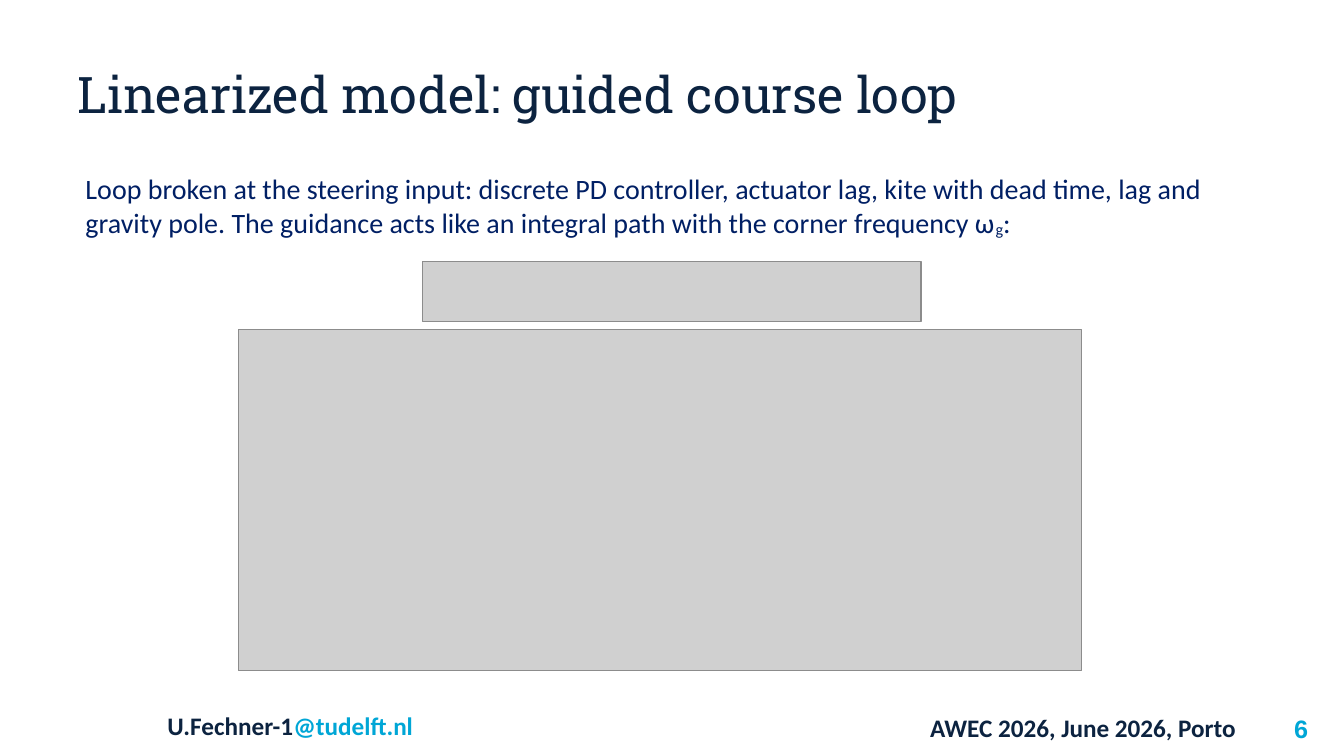
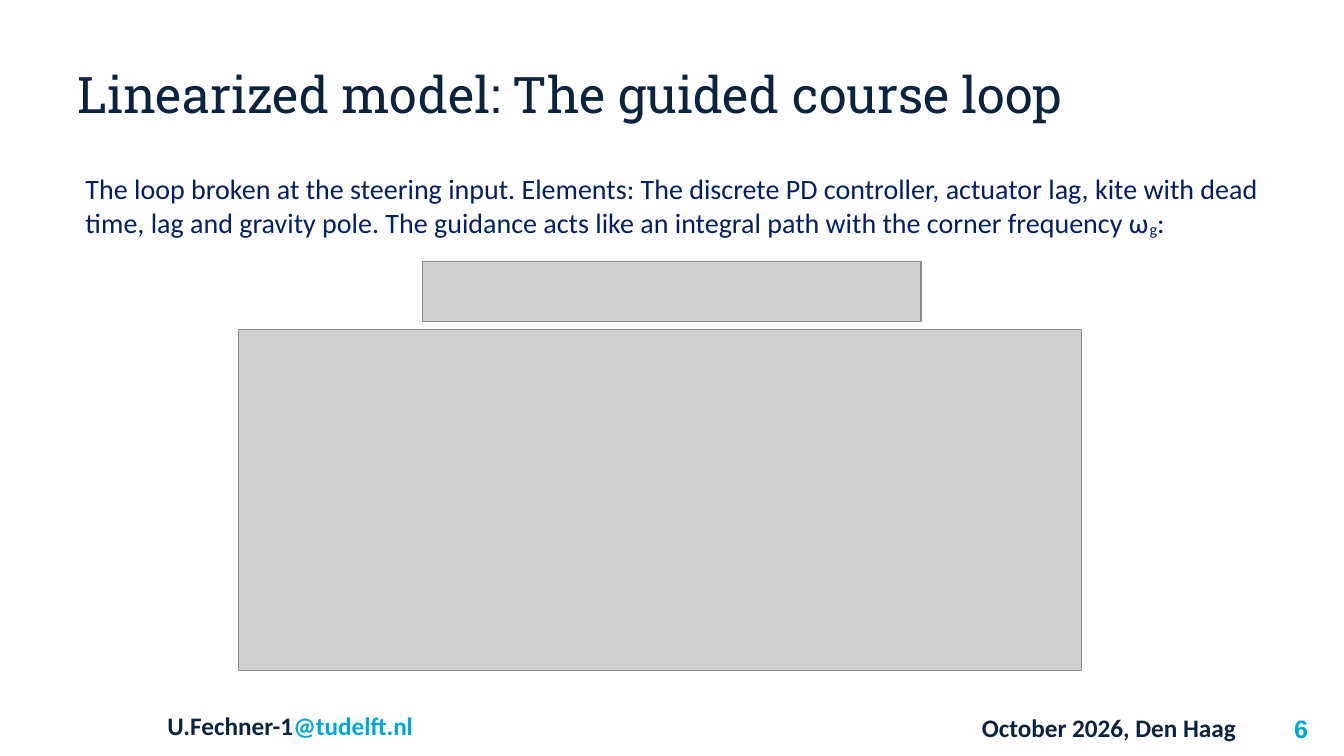
Before and after one commit to OpenSourceAWE/SimpleKiteControllers.jl, a slide deck: slide 6 of presentation/Robust_kite_control_Fechner.odp. Drawn at 1344x756 pixels with LibreOffice and Linux fonts; fonts in the diff are those of the drawing; grey boxes stand for pictures; background and template pictures are left out. Boxes give left, top, right and bottom in pixels: in the first picture for what was removed or moved away, otherwise in the second. Text is boxed around its words. In the diff, an @@ line names an element or a change of style, - is before the commit and + after.

Commit message:
Update presentation

```diff
--- a/presentation/Robust_kite_control_Fechner.odp
+++ b/presentation/Robust_kite_control_Fechner.odp
@@ title at (77,74,1062,124): text changed @@
-Linearized model: guided course loop
+Linearized model: The guided course loop
@@ text at (85,179,1257,238): text changed @@
-Loop broken at the steering input: discrete PD controller, actuator lag, kite with dead time, lag and gravity pole. The guidance acts like an integral path with the corner frequency ωg:
+The loop broken at the steering input. Elements: The discrete PD controller, actuator lag, kite with dead time, lag and gravity pole. The guidance acts like an integral path with the corner frequency ωg:
@@ text at (982,719,1236,742): text changed @@
-AWEC 2026, June 2026, Porto
+October 2026, Den Haag
```
Also in this commit, not shown: 10 other slides changed.
